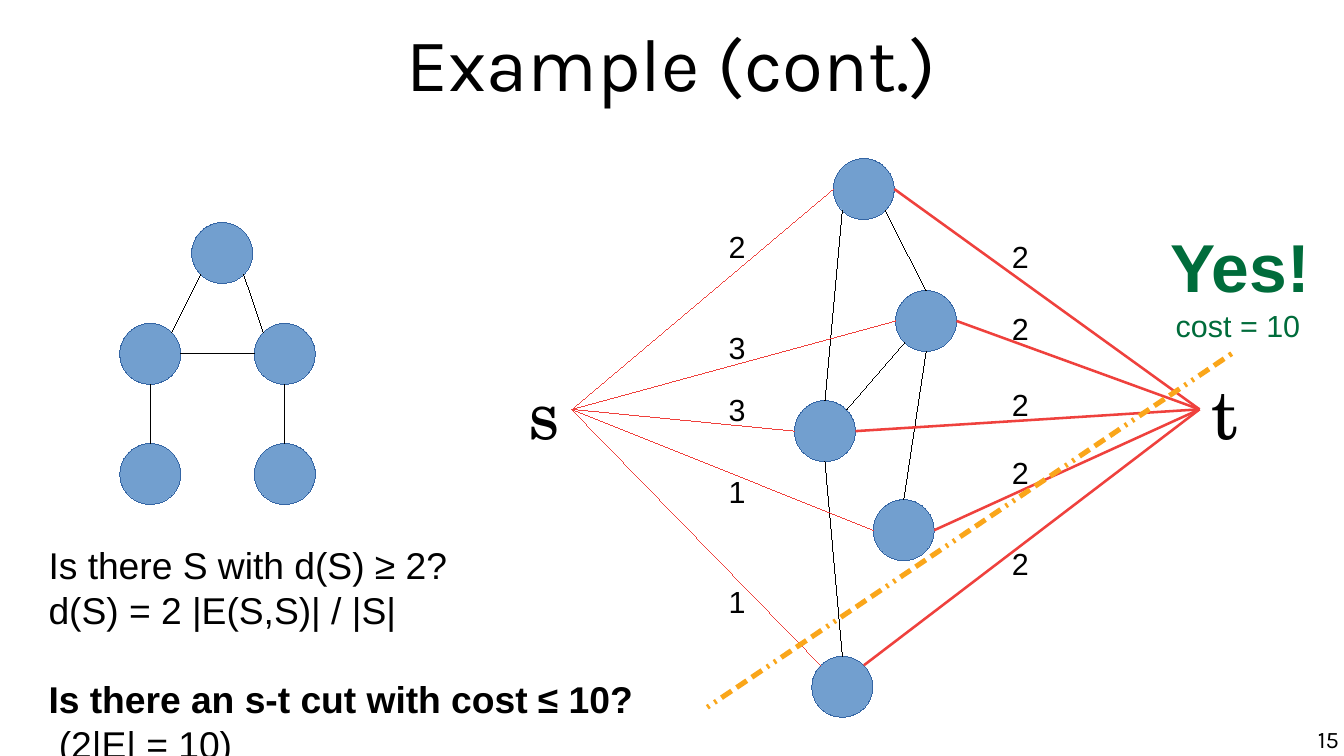
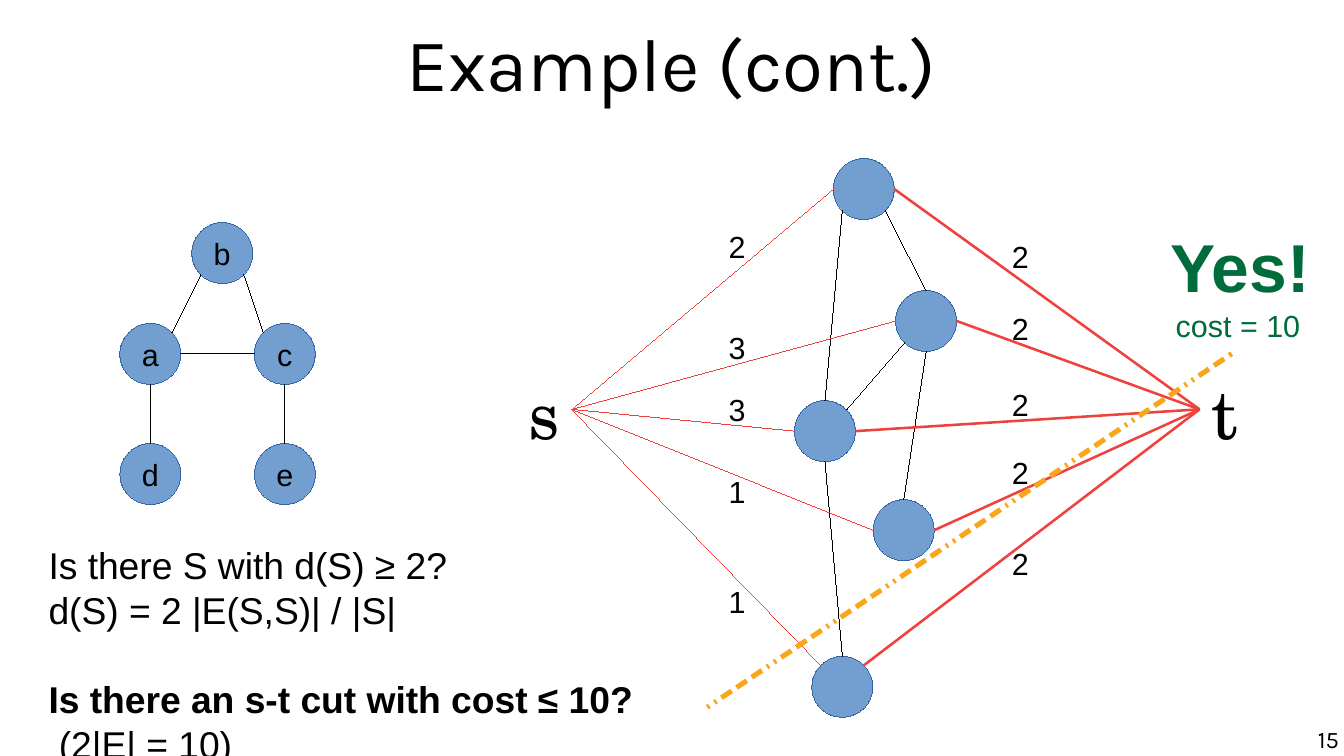
Before and after one commit to chatox/networks-science-course, a slide deck: slide 15 of theory/odp/tt22_dense_subgraphs.odp. Drawn at 1344x756 pixels with LibreOffice and Linux fonts; fonts in the diff are those of the drawing. Boxes give left, top, right and bottom in pixels: in the first picture for what was removed or moved away, otherwise in the second. Text is boxed around its words. In the diff, an @@ line names an element or a change of style, - is before the commit and + after.

```diff
--- a/theory/odp/tt22_dense_subgraphs.odp
+++ b/theory/odp/tt22_dense_subgraphs.odp
@@ text in ellipse at (214,243,231,266): text added @@
+b
@@ text in ellipse at (142,349,159,367): text added @@
+a
@@ text in ellipse at (277,349,292,367): text added @@
+c
@@ text in ellipse at (142,464,159,487): text added @@
+d
@@ text in ellipse at (276,469,293,487): text added @@
+e
```
Also in this commit, not shown: 4 other slides changed.
